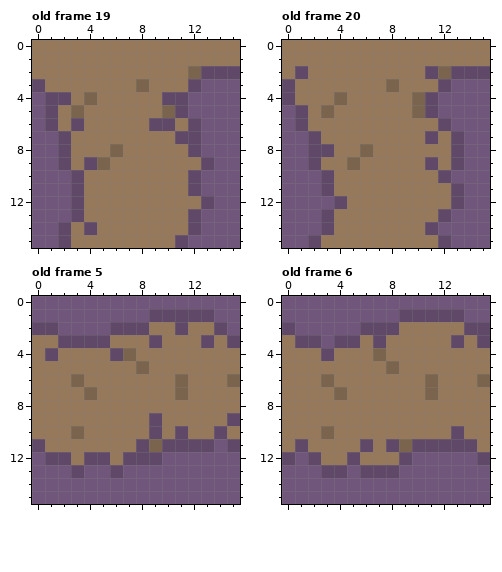
One commit to this pixel-art file: art/standard_tileset.aseprite. The first picture shows the starting point.
16x16 pixels, 24 frames. Shown: old frame 19, old frame 20, old frame 5, old frame 6. The commit also changed other frames, which this record leaves out.
After the commit:
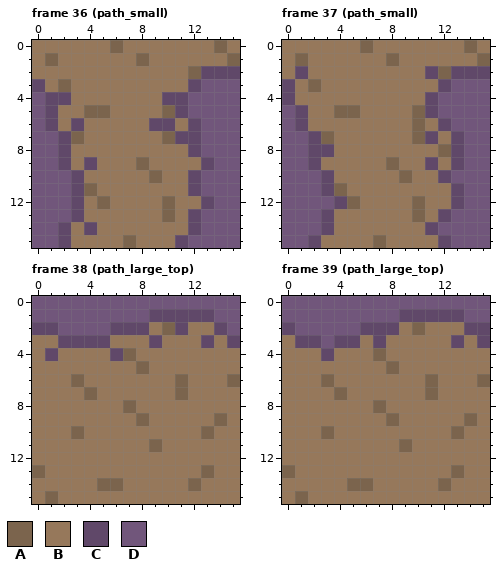
Palette (. is transparent): A #7b644d  B #96785b  C #604869  D #71567b
A new or re-ordered frame is compared with the old frame closest to it.
The exact change:
frames 24 -> 90
--- frame 36 (path_small) against old frame 19, layer "Layer 3"
@@ x 0..15 @@
- 0 BBBBBBBBBBBBBBBB
- 1 BBBBBBBBBBBBBBBB
+ 0 BBBBBBABBBBBBBAB
+ 1 BABBBBBBABBBBBBA
  2 BBBBBBBBBBBBACCC
- 3 CBBBBBBBABBBCDDD
- 4 DCCBABBBBBCCDDDD
- 5 DCBABBBBBBACDDDD
+ 3 CBABBBBBBBBBCDDD
+ 4 DCCBBBBBBBCCDDDD
+ 5 DCBBAABBBBACDDDD
  6 DCBCBBBBBCCBCDDD
- 7 DDCBBBBBBBBCCDDD
- 8 DDCBBBABBBBBCDDD
- 9 DDCBCABBBBBBBCDD
-10 DDDCBBBBBBBBCDDD
-11 DDDCBBBBBBBBCDDD
-12 DDDCBBBBBBBBBCDD
-13 DDDCBBBBBBBBCDDD
+ 7 DDCABBBBBBACCDDD
+ 8 DDCBBBBBBBBBCDDD
+ 9 DDCBCBBBABBBBCDD
+10 DDDCBBBBBABBCDDD
+11 DDDCABBBBBBBCDDD
+12 DDDCBABBBBABBCDD
+13 DDDCBBBBBBABCDDD
 14 DDCBCBBBBBBBCDDD
-15 DDCBBBBBBBBCDDDD
+15 DDCBBBBABBBCDDDD
--- frame 37 (path_small) against old frame 20, layer "Layer 3"
@@ x 0..15 @@
- 0 BBBBBBBBBBBBBBBB
- 1 BBBBBBBBBBBBBBBB
+ 0 BBBBBBABBBBBBBAB
+ 1 BABBBBBBABBBBBBA
  2 BCBBBBBBBBBCACCC
- 3 CBBBBBBBABBBCDDD
- 4 CBBBABBBBBACDDDD
- 5 DCBABBBBBBACDDDD
- 6 DCBBBBBBBBBBCDDD
- 7 DDCBBBBBBBBCBCDD
- 8 DDCCBBABBBBBBCDD
- 9 DDCBBABBBBBCBCDD
-10 DDDCBBBBBBBBCDDD
-11 DDDCBBBBBBBBBCDD
-12 DDDDCBBBBBBBBCDD
-13 DDDCBBBBBBBBCDDD
+ 3 CBABBBBBBBBBCDDD
+ 4 CBBBBBBBBBBCDDDD
+ 5 DCBBAABBBBACDDDD
+ 6 DCBBBBBBBBABCDDD
+ 7 DDCABBBBBBACBCDD
+ 8 DDCCBBBBBBBBACDD
+ 9 DDCBBBBBABBCBCDD
+10 DDDCBBBBBABBCDDD
+11 DDDCABBBBBBBBCDD
+12 DDDDCABBBBABBCDD
+13 DDDCBBBBBBABCDDD
 14 DDDCBBBBBBBCDDDD
-15 DDCBBBBBBBBBCDDD
+15 DDCBBBBABBBBCDDD
--- frame 38 (path_large_top) is new; against old frame 5, layers "Layer 2", "Layer 3"
@@ x 8..12 @@
  1 DCCCC
- 2 CBBCB
+ 2 CBACB
  3 BCBBB
@@ x 0..15 @@
  7 BBBBABBBBBBABBBB
- 8 BBBBBBBBBBBBBBBB
- 9 BBBBBBBBBCBBBBBC
-10 BBBABBBBBCBCBBCB
-11 CBBBBBBBCACCCCDC
-12 DCCBCCBCCCDDDDDD
-13 DDDCDDCDDDDDDDDD
-14 DDDDDDDDDDDDDDDD
-15 DDDDDDDDDDDDDDDD
+ 8 BBBBBBBABBBBBBBB
+ 9 BBBBBBBBABBBBBAB
+10 BBBABBBBBBBBBABB
+11 BBBBBBBBBABBBBBB
+12 BBBBBBBBBBBBBBBB
+13 ABBBBBBBBBBBBABB
+14 BBBBBAABBBBBABBB
+15 BABBBBBBBBBBBBBB
--- frame 39 (path_large_top) is new; against old frame 6, layers "Layer 2", "Layer 3"
@@ x 8..12 @@
  1 DCCCC
- 2 CBBBB
+ 2 CBABB
  3 BBBBB
@@ x 0..15 @@
  7 BBBBABBBBBBABBBB
- 8 BBBBBBBBBBBBBBBB
- 9 BBBBBBBBBBBBBBBB
-10 BBBABBBBBBBBBCBB
-11 BCBBBBCBCACCCCCB
-12 CDCBBCBBBCDDDDDC
-13 DDDCCDCCCDDDDDDD
-14 DDDDDDDDDDDDDDDD
-15 DDDDDDDDDDDDDDDD
+ 8 BBBBBBBABBBBBBBB
+ 9 BBBBBBBBABBBBBAB
+10 BBBABBBBBBBBBABB
+11 BBBBBBBBBABBBBBB
+12 BBBBBBBBBBBBBBBB
+13 ABBBBBBBBBBBBABB
+14 BBBBBAABBBBBABBB
+15 BABBBBBBBBBBBBBB
